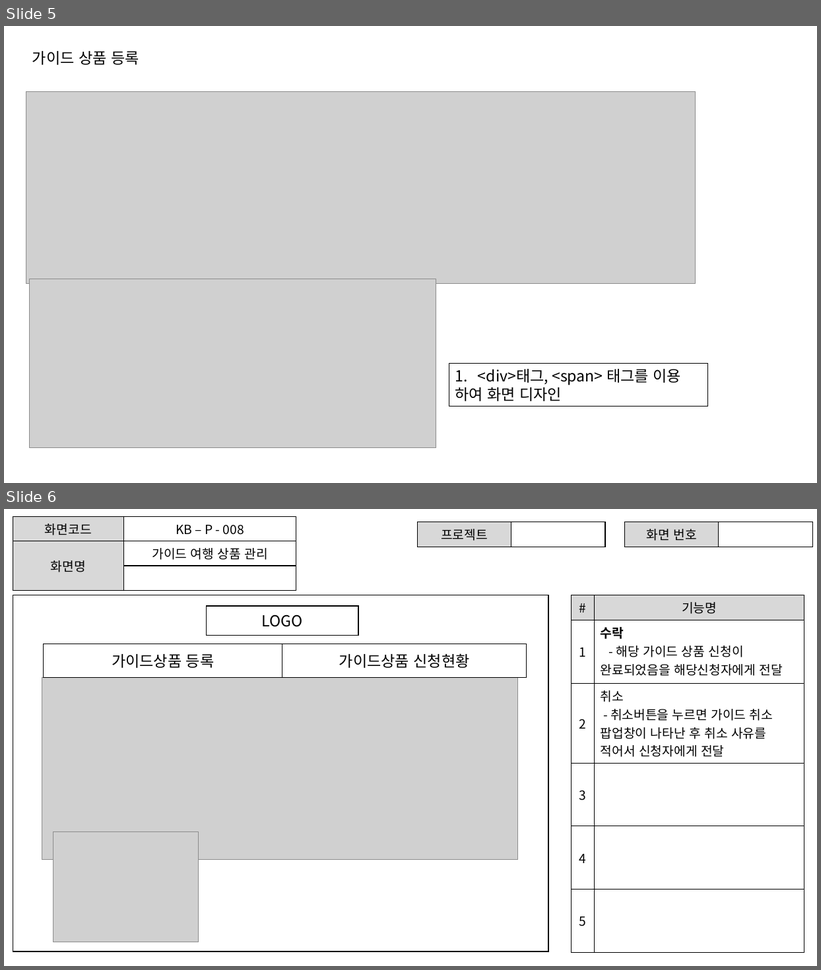
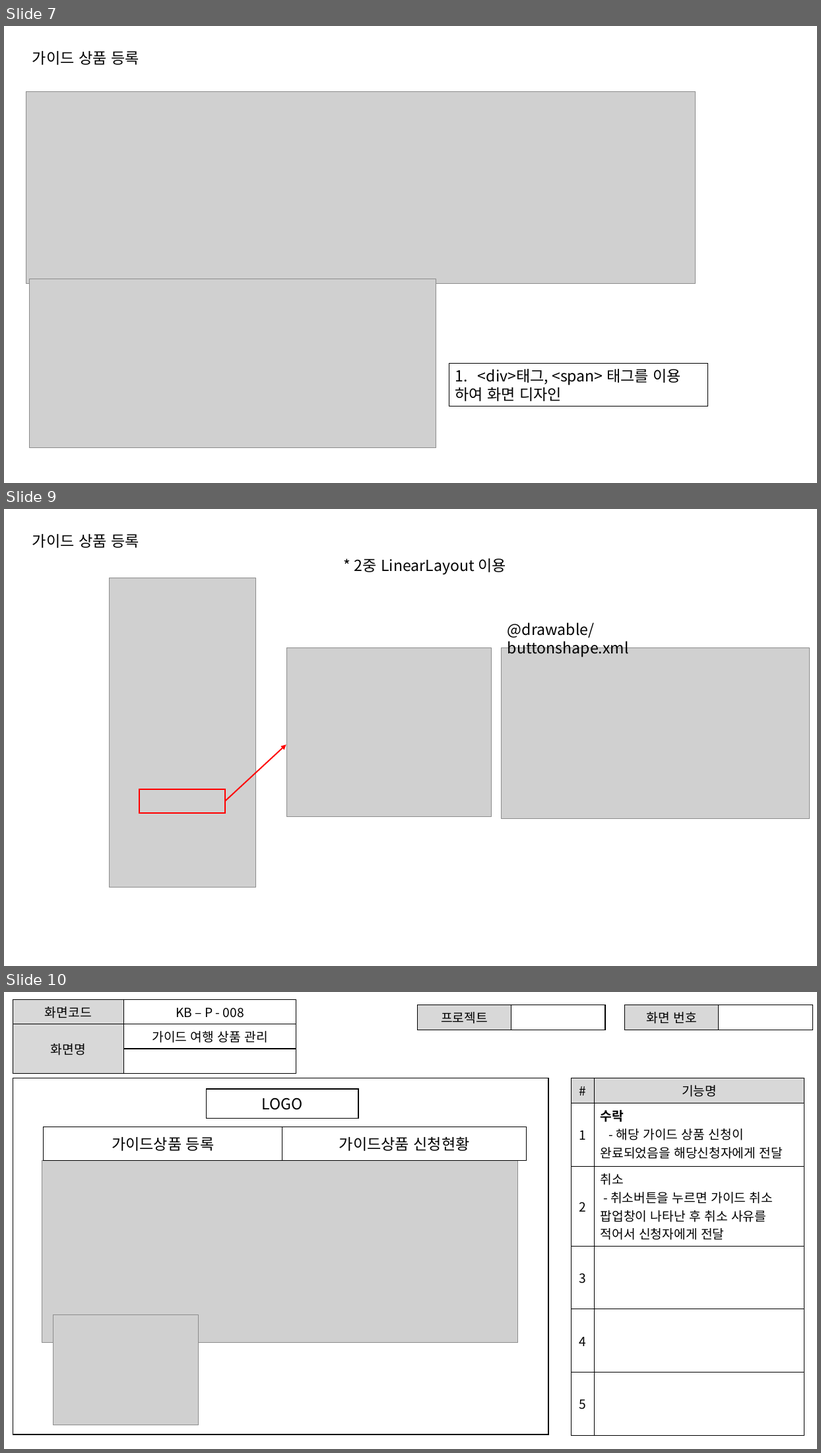
Before and after one commit to ezenteam2/TripMate, a slide deck: 0130기범.pptx. Shown one above the other, each under a label of ours: slides 5 and 6 before the commit, slides 7, 9 and 10 after it; the slides between them are not shown. The pictures are 821x970 and 821x1453 pixels, drawn with LibreOffice and Linux fonts; fonts in the diff are those of the drawing; grey boxes stand for pictures. Boxes give left, top, right and bottom in pixels: in the first picture for what was removed or moved away, otherwise in the second. Text is boxed around its words. In the diff, an @@ line names an element or a change of style, - is before the commit and + after.

```diff
--- a/0130기범.pptx
+++ b/0130기범.pptx
@@ slide 9 added at box(4, 509, 817, 966), background #FFFFFF @@
@@ text added at box(32, 534, 139, 548), 18 pt, text #000000 @@
+가이드 상품 등록
@@ text added at box(354, 559, 506, 575), 18 pt, text #000000 @@
+* 2중 LinearLayout 이용
@@ picture added at box(109, 578, 256, 888) @@
@@ text added at box(508, 623, 629, 657), 18 pt, text #000000 @@
+@drawable/buttonshape.xml
@@ picture added at box(287, 648, 491, 817) @@
@@ picture added at box(502, 648, 810, 819) @@
@@ arrow added from (225, 801) to (286, 745), #FF0000 1.5 pt @@
@@ rectangle added at box(139, 789, 225, 813), outline #FF0000 1.75 pt @@
@@ what was slide 5 is now slide 7 @@
@@ what was slide 6 is now slide 10 @@
```
Also in this commit, not shown: 7 other slides added.
